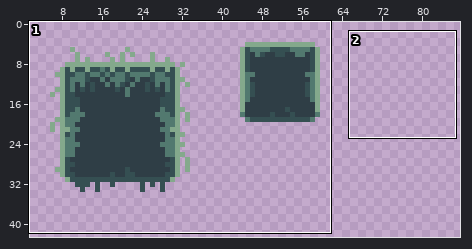
Pixel-art file -- Assets/Tilesets/Main Tileset/tileset.aseprite. The picture above shows the old version from afar; the outline marks the close-up.
Close-up. As it was:
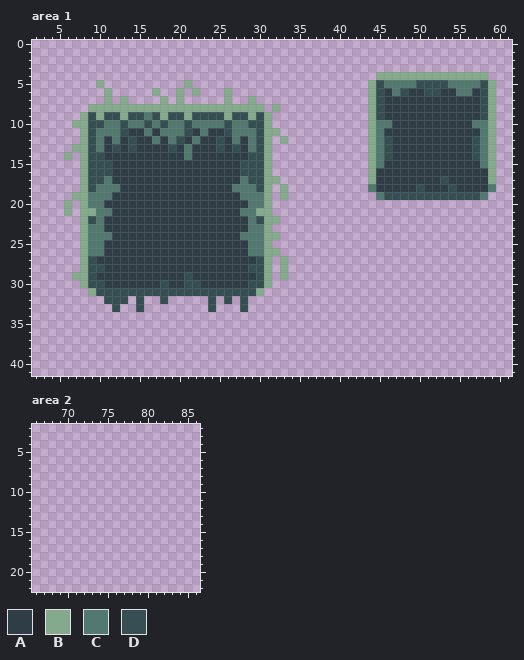
128x128 pixels, 1 frame. Shown: area 1: x 2..61, y 0..41; area 2: x 66..86, y 2..22. The wide view leaves out empty margins.
Palette (. is transparent): A #2f3e46  B #84a98c  C #52796f  D #354f52
Pixels before, area 1 (only the part around the change), first column x 2:
 0 ............................................................
 1 ............................................................
 2 ............................................................
 3 ............................................................
 4 ...........................................BBBBBBBBBBBBBB...
 5 ........B..........B......................BDCCCCDDDDCCCCDB..
 6 .........B.....B..B.B...B.................BDACDAADDAACCADB..
 7 .........B.B....B.B.....B..B..............BDAAAAAAAAAAAADB..
 8 .......BBBBBBBBBBBBBBBBBBBBBB.B...........BDAAAAAAAAAAAADB..
 9 ......BDBDDBDDCDBDDBDDDDBDDBDB............BDAAAAAAAAAAAADB..
10 .....BBDDCCDCCDCDCCDCCCCDCCDDB............BCCAAAAAAAAAACCB..
11 ......BDCCCDAACACCCDACAADCCCDBB...........BCAAAAAAAAAAAACB..
12 ......BDCACADAACACDACAADACACDB.B..........BCDAAAAAAAAAADCB..
13 .....BBDCADADAAAADACAAADADACDB............BCDAAAAAAAAAADCB..
14 ....B.BDDAAAAAAAAAACAAAAAAADDB............BCDAAAAAAAAAADCB..
15 ......BDDDAAAAAAAAAAAAAAAADDDB............BCAAAAAAAAAAAACB..
16 ......BDDDAAAAAAAAAAAAAAAADDDB............BAAAAAAAAAAAAAAB..
17 ......BDDCAAAAAAAAAAAAAAAACDDBB...........BAAAAAAAADAAAAAB..
18 ......BDCCCAAAAAAAAAAAAAACCCDB.B..........CAAAAADAAADAAAAC..
19 .....BBCCCAAAAAAAAAAAAAAAACCCB.B...........CDDDDDDDDDDDDC...
20 ....B.BCCAAAAAAAAAAAAAAAAAACCB..............................
21 ....B.BBCCAAAAAAAAAAAAAAAACCBB..............................
22 ......BDCAAAAAAAAAAAAAAAAAACDBB.............................
23 ......BCCAAAAAAAAAAAAAAAAAACCB..............................
24 ......BCCCAAAAAAAAAAAAAAAACCCBB.............................
25 ......BCCAAAAAAAAAAAAAAAAAACCB..............................
26 ......BCCAAAAAAAAAAAAAAAAAACCBB.............................
27 ......BDAAAAAAAAAAAAAAAAAAAADB.B............................
28 ......BDDAAAAAAAAAAAAAAAAAADDB.B............................
29 .....BBDAAAAAAAAAAADAAAAAAAADB.B............................
30 ......BDDAAAAAAADAADDAAAAAADDB..............................
31 .......BDDDDDDDDDDDDDDDDDDDDB...............................
32 .........DDD.D..D.....D.D.D.................................
33 ..........D..D........D...D.................................
34 ............................................................
35 ............................................................
36 ............................................................
37 ............................................................
38 ............................................................
39 ............................................................
40 ............................................................
41 ............................................................
The result:
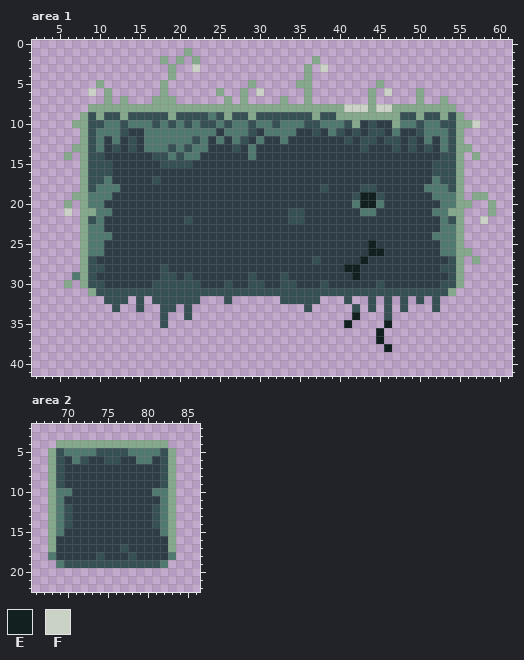
Colours new in this view: E #122020  F #cad2c5
What changed:
Area 1, layer "tileset 1":
y 1: x 21 . -> B
y 2: x 18 . -> B; x 20 . -> B; x 22 . -> B; x 37 . -> B
y 3: x 19 . -> B; x 22 . -> F; x 36 . -> B; x 38 . -> F
y 4: x 19 . -> B; x 36 . -> B; x 45..58 BBBBBBBBBBBBBB -> ..............
y 5: x 18 . -> B; x 21 B -> .; x 29 . -> B; x 35..36 .. -> BB; x 44..59 BDCCCCDDDDCCCCDB -> .B..............
y 6: x 9 . -> F; x 17..18 B. -> .B; x 20 B -> .; x 22 B -> .; x 25..26 .B -> B.; x 28 . -> B; x 30 . -> F; x 36 . -> B; x 45..59 DACDAADDAACCADB -> .F...B.........
y 7: x 17 . -> B; x 19..20 .B -> B.; x 28..29 .B -> B.; x 33 . -> B; x 36 . -> B; x 45..59 DAAAAAAAAAAAADB -> .....B..B......
y 8: x 31 . -> B; x 33..43 ........... -> BBBBBBBBFFF; x 45..59 DAAAAAAAAAAAADB -> FFBBBBBBBB.....
y 9: x 16 C -> D; x 18..19 BD -> DB; x 21 B -> D; x 24 D -> C; x 31..43 B............ -> DDDDDDBDDBBBB; x 45..59 DAAAAAAAAAAAADB -> BBBDDBDDBDB....
y 10: x 16..19 DCDC -> CDCD; x 23..24 CC -> DD; x 30..59 DB............BCCAAAAAAAAAACCB -> CCDCCCDDCCCDBADAABCCDCCDDBBF..
y 11: x 17 A -> C; x 21..22 DA -> CC; x 24 A -> C; x 26 D -> C; x 29..45 CDBB...........BC -> DACCCCAADACDADADD; x 47 A -> C; x 50..59 AAAAAAAACB -> DCCCDB....
y 12: x 16 A -> C; x 18 A -> C; x 20..23 DACA -> CCDC; x 25 D -> C; x 28..45 ACDB.B..........BC -> DACAACAAAAAAADADDA; x 47 A -> D; x 49 A -> D; x 51 A -> C; x 53..59 AAAADCB -> CDB....
y 13: x 16..18 AAA -> CCC; x 20..23 ACAA -> CDCC; x 25 D -> A; x 30..47 DB............BCDA -> AAAAAAAAAAAAADAAAD; x 49 A -> D; x 51 A -> D; x 53..59 AAAADCB -> CDBB...
y 14: x 17..20 AAAA -> DDCD; x 22 A -> C; x 29..46 DDB............BCD -> CAAAAAAAAAAAAAAAAA; x 53..59 AAAADCB -> DDB.B..
y 15: x 18..21 AAAA -> DDDD; x 28..45 DDDB............BC -> AAAAAAAAAAAAAAAAAA; x 52..59 AAAAAACB -> DDDB....
y 16: x 28..44 DDDB............B -> AAAAAAAAAAAAAAAAA; x 52..59 AAAAAAAB -> DDDB....
y 17: x 17 A -> D; x 28..44 CDDBB...........B -> AAAAAAAAAAAAAAAAA; x 52 A -> C; x 54..59 AAAAAB -> DB....
y 18: x 27..44 CCCDB.B..........C -> AAAAAAAAAAADAAAADD; x 50..53 DAAA -> ACCC; x 55..59 AAAAC -> B....
y 19: x 28..58 CCCB.B...........CDDDDDDDDDDDDC -> AAAAAAAAAAAAAADEEDAAAAAACCCB.BB
y 20: x 29..56 CCB......................... -> AAAAAAAAAAAAACEECAAAAAAACCBB; x 59 . -> B
y 21: x 6 B -> F; x 28..55 CCBB........................ -> AAAAAADDAAAAAAACCAAAAAAACCBB; x 59 . -> B
y 22: x 21 A -> D; x 29..55 CDBB....................... -> AAAAADDAAAAAAAAAAAAAAAAACDB; x 58 . -> F
y 23: x 29..55 CCB........................ -> AAAAAAAAAAAAAAAAAAAAAAAACCB
y 24: x 28..55 CCCBB....................... -> AAAAAAAAAAAAAAAAAAAAAAAACCCB
y 25: x 29..55 CCB........................ -> AAAAAAAAAAAAAAAEAAAAAAAACCB
y 26: x 29..56 CCBB........................ -> AAAAAAAAAAAAAAAEEAAAAAAACCBB
y 27: x 30..55 DB.B...................... -> AAAAAAADAAAAAEAAAAAAAAAADB; x 57 . -> B
y 28: x 18 A -> D; x 29..55 DDB.B...................... -> AAAAAAAAAAAAEEAAAAAAAAAADDB
y 29: x 7 B -> C; x 18..19 AA -> DD; x 29..55 ADB.B...................... -> DAAADAAAAAAAAEAAAAAAAAAAADB
y 30: x 6 . -> B; x 17 A -> D; x 19..20 AA -> DD; x 26 A -> D; x 31..55 B........................ -> AADDAAADAAAAAADAAAAAAADDB
y 31: x 30..54 B........................ -> DDDDDDDDDDDDDDDDDDDDDDDDB
y 32: x 17 . -> D; x 19..22 .... -> DDDD; x 24 D -> .; x 28 D -> .; x 33..37 ..... -> DDDDD; x 41 . -> D; x 44 . -> D; x 46 . -> D; x 48 . -> D; x 50 . -> D; x 52 . -> D
y 33: x 18..19 .. -> DD; x 21 . -> D; x 24 D -> .; x 28 D -> .; x 36 . -> D; x 42 . -> D; x 44 . -> D; x 46 . -> D; x 48 . -> D; x 52 . -> D
y 34: x 18 . -> D; x 21 . -> D; x 42 . -> E; x 46 . -> D
y 35: x 18 . -> D; x 41 . -> E; x 46 . -> E
y 36..37: x 45 . -> E
y 38: x 46 . -> E
Area 2, layer "tileset 1":
y 4: x 69..82 .............. -> BBBBBBBBBBBBBB
y 5: x 68..83 ................ -> BDCCCCDDDDCCCCDB
y 6: x 68..83 ................ -> BDACDAADDAACCADB
y 7..9: x 68..83 ................ -> BDAAAAAAAAAAAADB
y 10: x 68..83 ................ -> BCCAAAAAAAAAACCB
y 11: x 68..83 ................ -> BCAAAAAAAAAAAACB
y 12..14: x 68..83 ................ -> BCDAAAAAAAAAADCB
y 15: x 68..83 ................ -> BCAAAAAAAAAAAACB
y 16: x 68..83 ................ -> BAAAAAAAAAAAAAAB
y 17: x 68..83 ................ -> BAAAAAAAADAAAAAB
y 18: x 68..83 ................ -> CAAAAADAAADAAAAC
y 19: x 69..82 .............. -> CDDDDDDDDDDDDC
Where, in picture pixels (left, top, right, bottom), the same in both close-ups:
changed: (144, 48, 496, 352)
added: (88, 88, 96, 96)
changed: (64, 208, 72, 216)
changed: (64, 272, 80, 288)
added: (48, 440, 176, 568)
